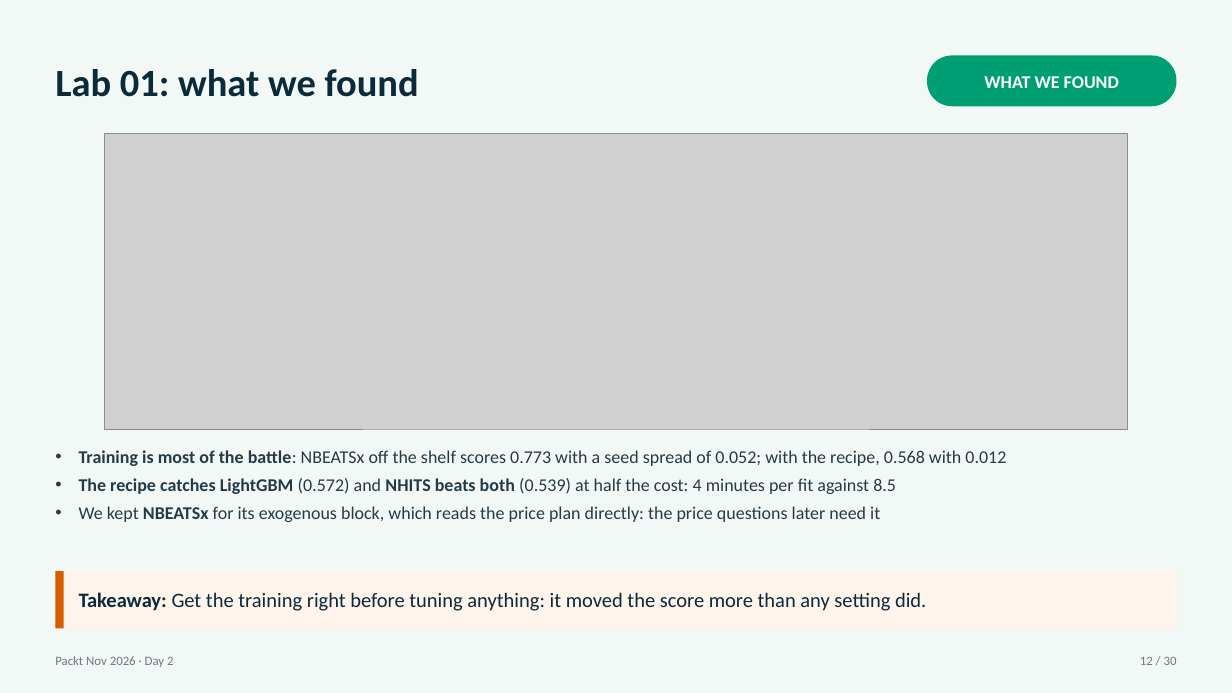
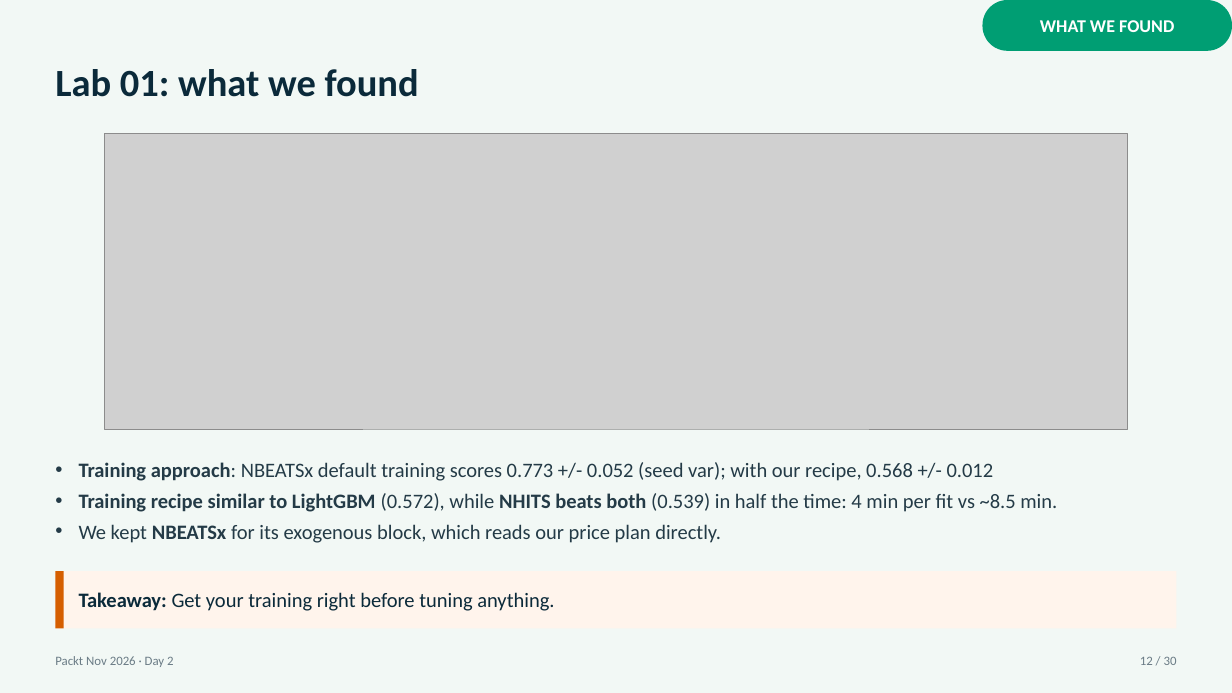
Before and after one commit to tackes/time-series-forecasting-bootcamp, a slide deck: slide 14 of day2_neural/slides_full/day2_slides.pptx (slide 12 before the commit). Drawn at 1232x693 pixels with LibreOffice and Linux fonts; fonts in the diff are those of the drawing; grey boxes stand for pictures. Boxes give left, top, right and bottom in pixels: in the first picture for what was removed or moved away, otherwise in the second. Text is boxed around its words. In the diff, an @@ line names an element or a change of style, - is before the commit and + after.

```diff
--- a/day2_neural/slides_full/day2_slides.pptx
+++ b/day2_neural/slides_full/day2_slides.pptx
@@ text "WHAT WE FOUND": place and size @@
-text "WHAT WE FOUND" at <box>984,76,1119,88</box>
+text "WHAT WE FOUND" at <box>1040,20,1174,32</box>
@@ rounded rectangle: place and size @@
-rounded rectangle at <box>927,55,1177,106</box>
+rounded rectangle at <box>982,0,1232,51</box>
@@ text at <box>79,462,1057,543</box>: text changed; size 14 to 16 pt @@
-• Training is most of the battle: NBEATSx off the shelf scores 0.773 with a seed spread of 0.052; with the recipe, 0.568 with 0.012
-• The recipe catches LightGBM (0.572) and NHITS beats both (0.539) at half the cost: 4 minutes per fit against 8.5
-• We kept NBEATSx for its exogenous block, which reads the price plan directly: the price questions later need it
+• Training approach: NBEATSx default training scores 0.773 +/- 0.052 (seed var); with our recipe, 0.568 +/- 0.012
+• Training recipe similar to LightGBM (0.572), while NHITS beats both (0.539) in half the time: 4 min per fit vs ~8.5 min.
+• We kept NBEATSx for its exogenous block, which reads our price plan directly.
@@ text at <box>79,592,554,611</box>: text changed @@
-Takeaway: Get the training right before tuning anything: it moved the score more than any setting did.
+Takeaway: Get your training right before tuning anything.
```
Also in this commit, not shown: 25 other slides changed, 9 slides added, 2 slides removed, 1 other file.
